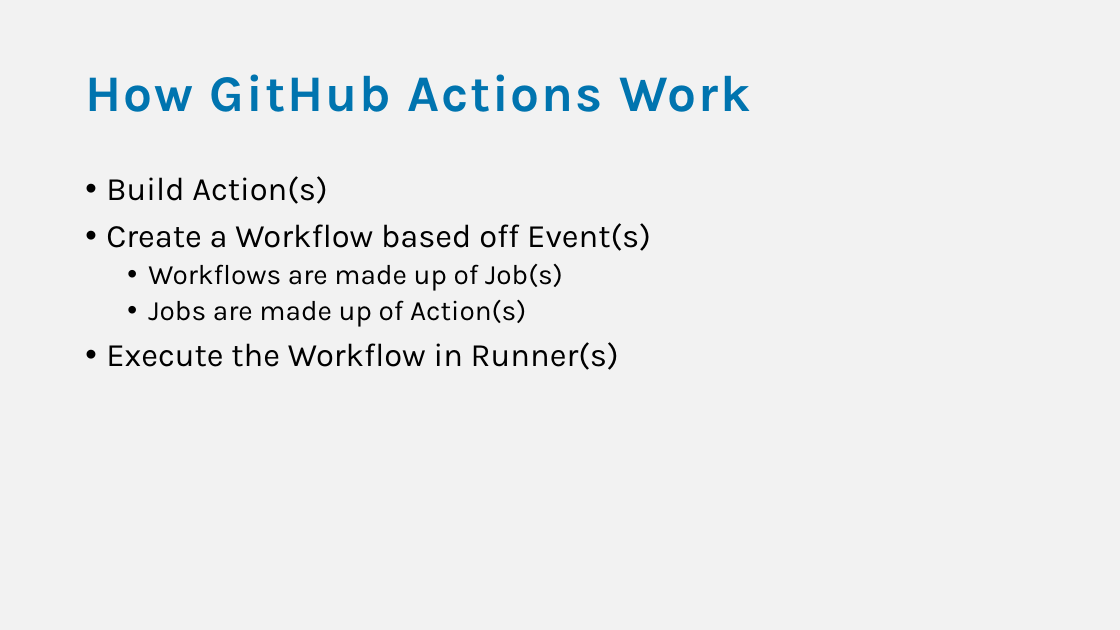
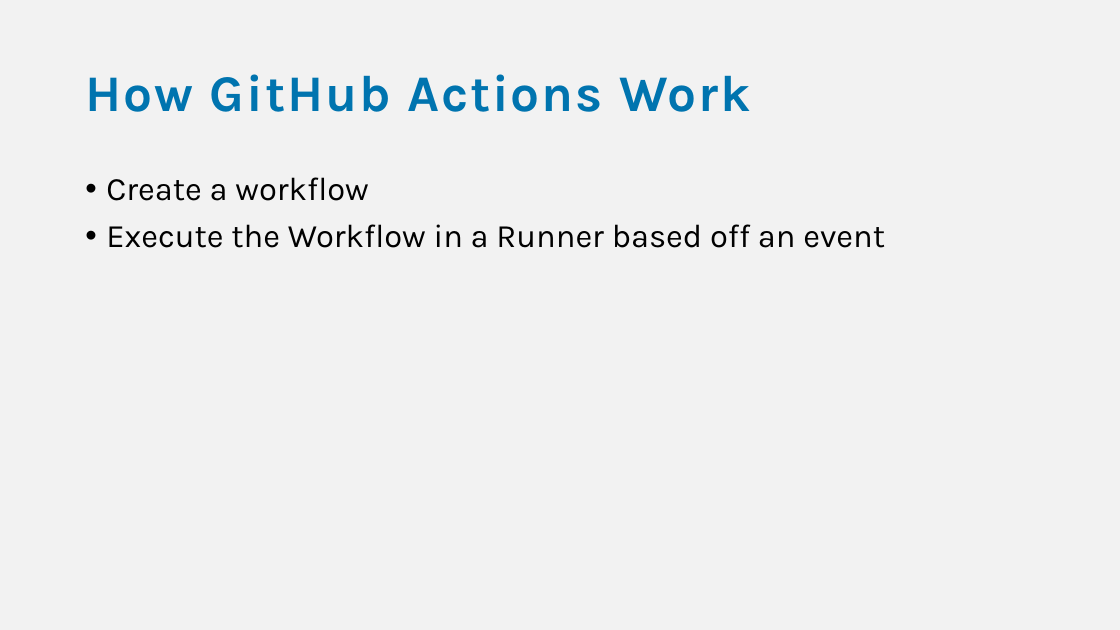
Before and after one commit to bjablonsky/GithubActions, a slide deck: slide 7 of slides/GithubActions-WorkflowsInYourRepo.pptx. Drawn at 1120x630 pixels with LibreOffice and Linux fonts; fonts in the diff are those of the drawing. Boxes give left, top, right and bottom in pixels: in the first picture for what was removed or moved away, otherwise in the second. Text is boxed around its words. In the diff, an @@ line names an element or a change of style, - is before the commit and + after.

```diff
--- a/slides/GithubActions-WorkflowsInYourRepo.pptx
+++ b/slides/GithubActions-WorkflowsInYourRepo.pptx
@@ text at bbox=[106, 177, 885, 248]: text changed @@
-• Build Action(s)
-• Create a Workflow based off Event(s)
-  • Workflows are made up of Job(s)
-  • Jobs are made up of Action(s)
-• Execute the Workflow in Runner(s)
+• Create a workflow
+• Execute the Workflow in a Runner based off an event
```
Also in this commit, not shown: 13 other slides changed, 4 slides added, 1 slide removed, 1 other file.
